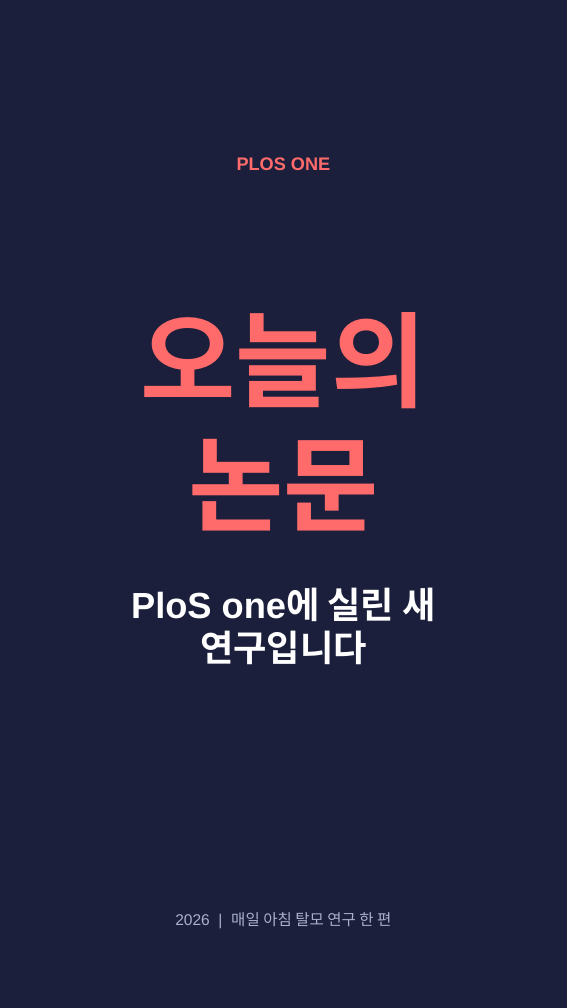
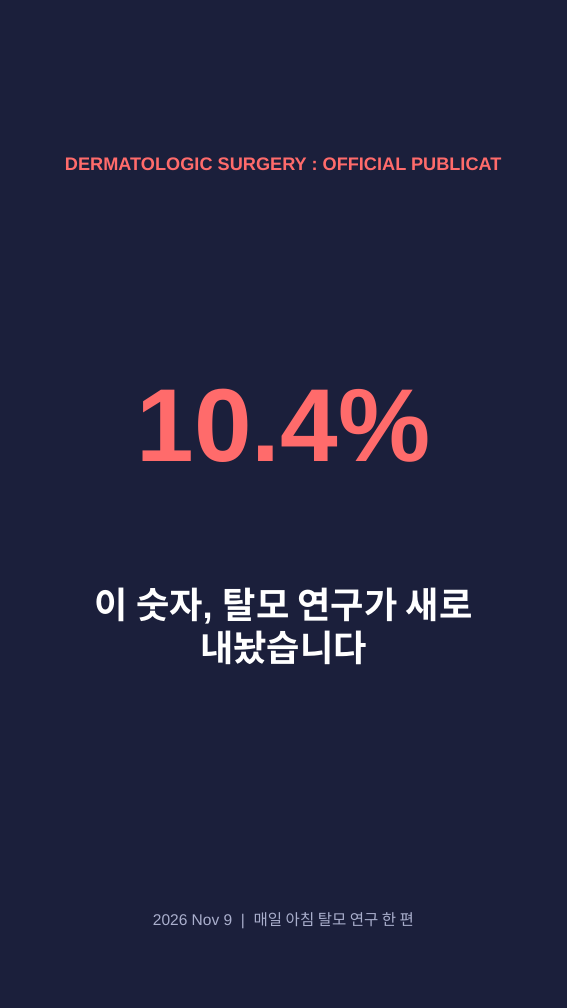
Before and after one commit to hyokang2010-BJ-ANTH/product-builder-test, a slide deck: slide 1 of pwa/data/latest/slides.pptx. Drawn at 567x1008 pixels with LibreOffice and Linux fonts; fonts in the diff are those of the drawing. Boxes give left, top, right and bottom in pixels: in the first picture for what was removed or moved away, otherwise in the second. Text is boxed around its words. In the diff, an @@ line names an element or a change of style, - is before the commit and + after.

```diff
--- a/pwa/data/latest/slides.pptx
+++ b/pwa/data/latest/slides.pptx
@@ text at (65,157,501,170): text changed @@
-PLOS ONE
+DERMATOLOGIC SURGERY : OFFICIAL PUBLICAT
@@ text at (137,388,431,462): text changed @@
-오늘의 논문
+10.4%
@@ text at (95,587,473,665): text changed @@
-PloS one에 실린 새 연구입니다
+이 숫자, 탈모 연구가 새로 내놨습니다
@@ text at (153,912,414,926): text changed @@
-2026 | 매일 아침 탈모 연구 한 편
+2026 Nov 9 | 매일 아침 탈모 연구 한 편
```
Also in this commit, not shown: 1 other slide changed, 6 slides added, 5 slides removed, 26 other files.
